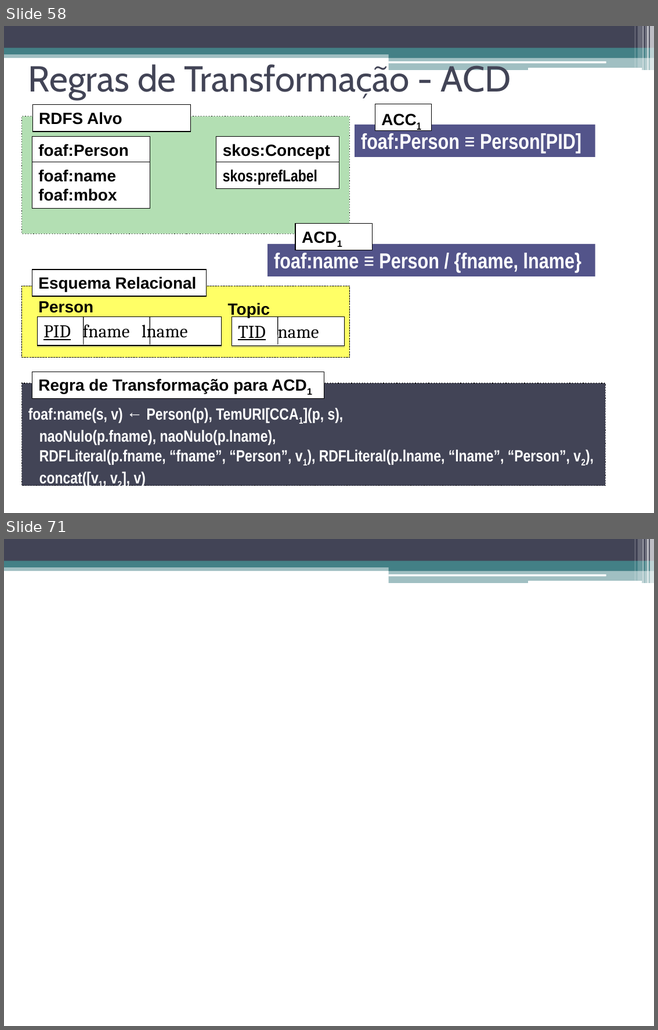
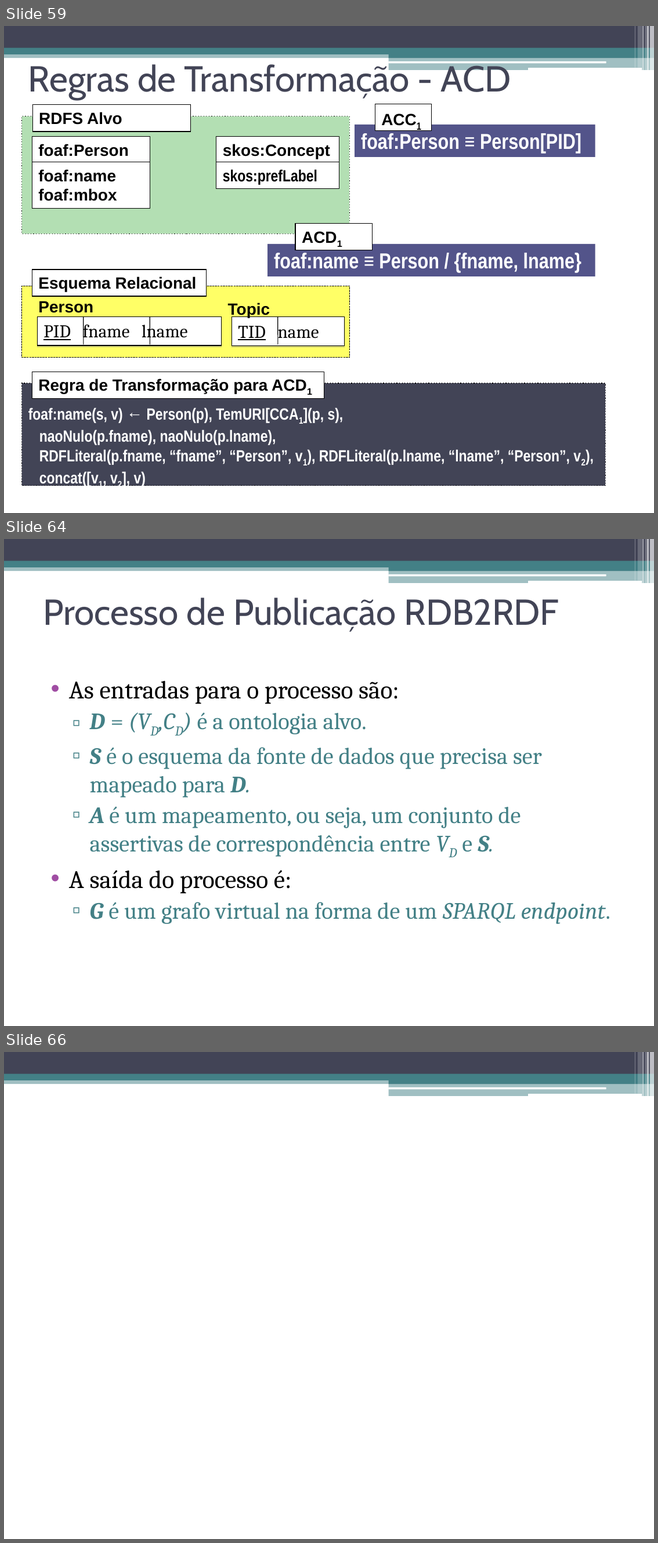
Before and after one commit to luiseufrasio/mestrado-ufc-eufrasio, a slide deck: dissertação/dissertacao_eufrasio-slides.pptx. Shown one above the other, each under a label of ours: slides 58 and 71 before the commit, slides 59, 64 and 66 after it; the slides between them are not shown. The pictures are 658x1030 and 658x1543 pixels, drawn with LibreOffice and Linux fonts; fonts in the diff are those of the drawing. Boxes give left, top, right and bottom in pixels: in the first picture for what was removed or moved away, otherwise in the second. Text is boxed around its words. In the diff, an @@ line names an element or a change of style, - is before the commit and + after.

```diff
--- a/dissertação/dissertacao_eufrasio-slides.pptx
+++ b/dissertação/dissertacao_eufrasio-slides.pptx
@@ slide 64 added at bbox=[4, 539, 654, 1026], background #FFFFFF; not listed: 13 template elements that a slide beside it also shows @@
@@ title added at bbox=[43, 598, 559, 632], 40 pt, text #424456 @@
+Processo de Publicação RDB2RDF
@@ text added at bbox=[69, 681, 610, 924], 26 pt, text #438086 @@
+• As entradas para o processo são:
+  ▫ D = (VD,CD) é a ontologia alvo.
+  ▫ S é o esquema da fonte de dados que precisa ser mapeado para D.
+  ▫ A é um mapeamento, ou seja, um conjunto de assertivas de correspondência entre VD e S.
+• A saída do processo é:
+  ▫ G é um grafo virtual na forma de um SPARQL endpoint.
@@ what was slide 58 is now slide 59 @@
@@ what was slide 71 is now slide 66 @@
```
Also in this commit, not shown: 5 slides changed, 5 other slides added, 11 slides removed, 1 other file.
